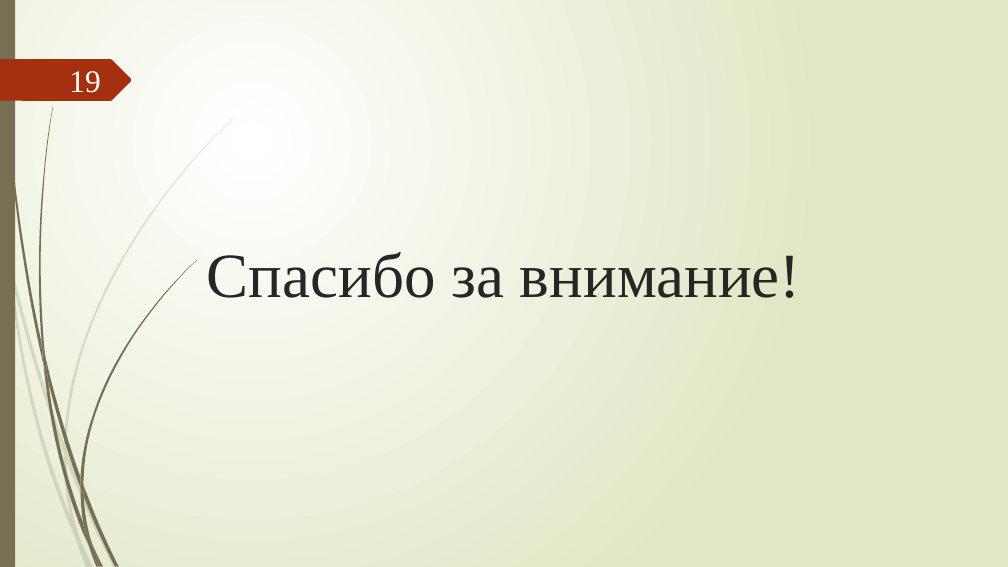
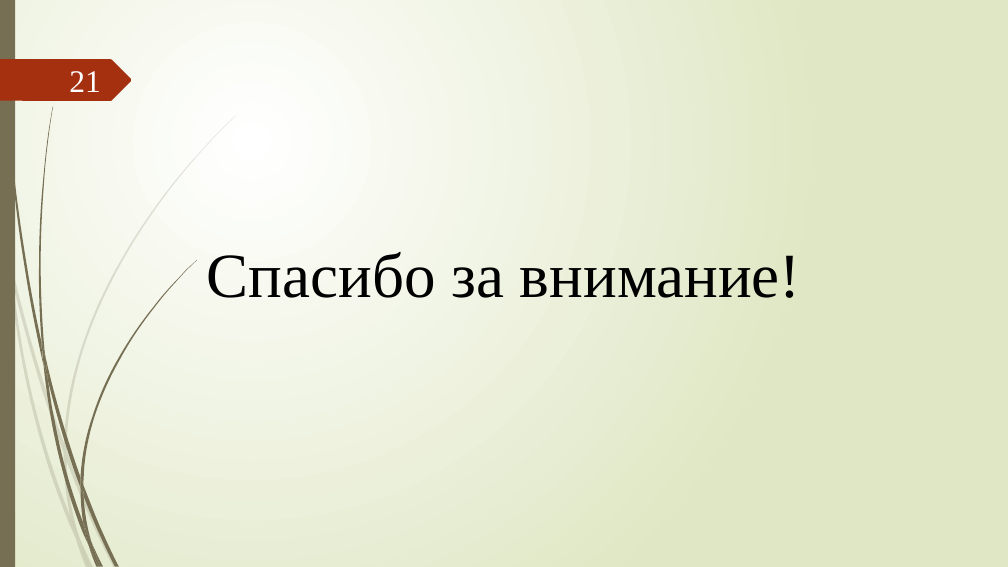
Before and after one commit to xex238/Diploma_2022, a slide deck: slide 21 of docs/Отчёты/ВКР/Новицкий_МПИ-20-4-2_ВКР_Презентация.pptx (slide 19 before the commit). Drawn at 1008x567 pixels with LibreOffice and Linux fonts; fonts in the diff are those of the drawing. Boxes give left, top, right and bottom in pixels: in the first picture for what was removed or moved away, otherwise in the second. Text is boxed around its words. In the diff, an @@ line names an element or a change of style, - is before the commit and + after.

```diff
--- a/docs/Отчёты/ВКР/Новицкий_МПИ-20-4-2_ВКР_Презентация.pptx
+++ b/docs/Отчёты/ВКР/Новицкий_МПИ-20-4-2_ВКР_Презентация.pptx
@@ page number at (69,71,100,92): text changed @@
-19
+21
@@ title "Спасибо за внимание!" at (207,252,801,298): text colour #262626 to #000000 @@
```
Also in this commit, not shown: 9 other slides changed, 3 slides added, 1 slide removed, 6 other files.
